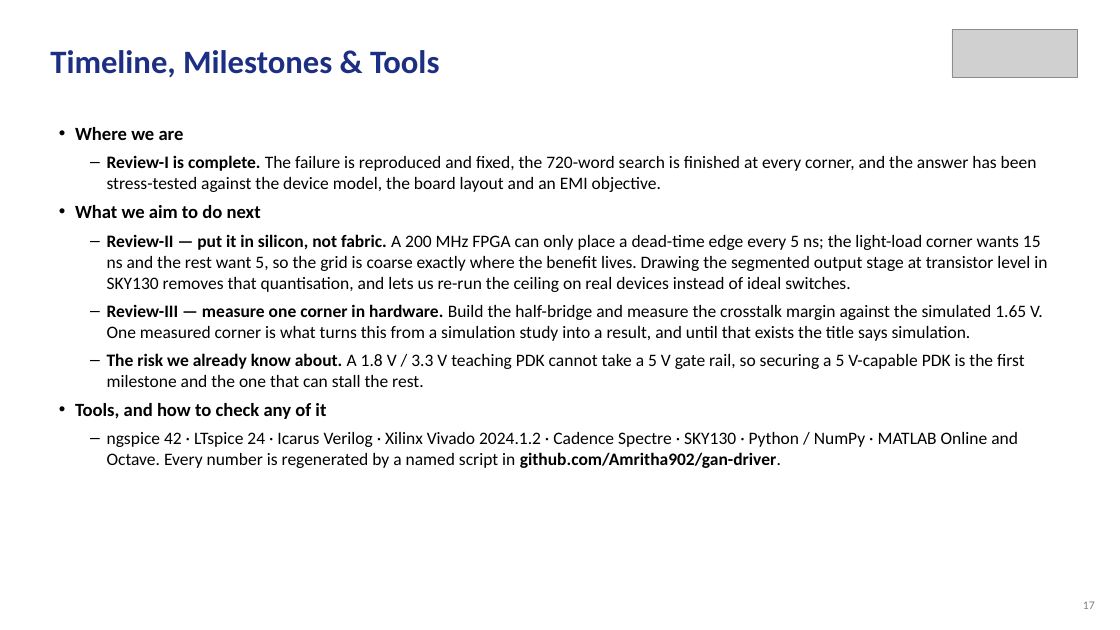
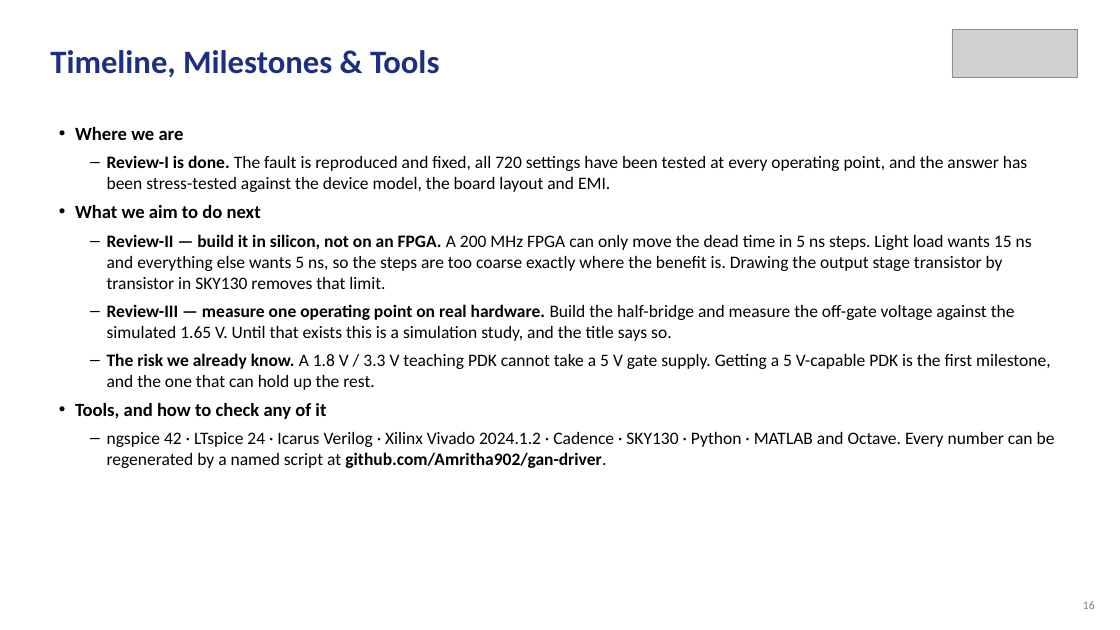
Before and after one commit to Amritha902/gan-driver, a slide deck: slide 16 of review/Review1_GaN_Segmented_Gate_Driver.pptx (slide 17 before the commit). Drawn at 1120x630 pixels with LibreOffice and Linux fonts; fonts in the diff are those of the drawing; grey boxes stand for pictures. Boxes give left, top, right and bottom in pixels: in the first picture for what was removed or moved away, otherwise in the second. Text is boxed around its words. In the diff, an @@ line names an element or a change of style, - is before the commit and + after.

```diff
--- a/review/Review1_GaN_Segmented_Gate_Driver.pptx
+++ b/review/Review1_GaN_Segmented_Gate_Driver.pptx
@@ text at box(107, 155, 1027, 192): text changed @@
-– Review-I is complete. The failure is reproduced and fixed, the 720-word search is finished at every corner, and the answer has been stress-tested against the device model, the board layout and an EMI objective.
+– Review-I is done. The fault is reproduced and fixed, all 720 settings have been tested at every operating point, and the answer has been stress-tested against the device model, the board layout and EMI.
@@ text at box(107, 234, 1050, 390): text changed @@
-– Review-II — put it in silicon, not fabric. A 200 MHz FPGA can only place a dead-time edge every 5 ns; the light-load corner wants 15 ns and the rest want 5, so the grid is coarse exactly where the benefit lives. Drawing the segmented output stage at transistor level in SKY130 removes that quantisation, and lets us re-run the ceiling on real devices instead of ideal switches.
-– Review-III — measure one corner in hardware. Build the half-bridge and measure the crosstalk margin against the simulated 1.65 V. One measured corner is what turns this from a simulation study into a result, and until that exists the title says simulation.
-– The risk we already know about. A 1.8 V / 3.3 V teaching PDK cannot take a 5 V gate rail, so securing a 5 V-capable PDK is the first milestone and the one that can stall the rest.
+– Review-II — build it in silicon, not on an FPGA. A 200 MHz FPGA can only move the dead time in 5 ns steps. Light load wants 15 ns and everything else wants 5 ns, so the steps are too coarse exactly where the benefit is. Drawing the output stage transistor by transistor in SKY130 removes that limit.
+– Review-III — measure one operating point on real hardware. Build the half-bridge and measure the off-gate voltage against the simulated 1.65 V. Until that exists this is a simulation study, and the title says so.
+– The risk we already know. A 1.8 V / 3.3 V teaching PDK cannot take a 5 V gate supply. Getting a 5 V-capable PDK is the first milestone, and the one that can hold up the rest.
@@ text at box(107, 432, 1055, 468): text changed @@
-– ngspice 42 · LTspice 24 · Icarus Verilog · Xilinx Vivado 2024.1.2 · Cadence Spectre · SKY130 · Python / NumPy · MATLAB Online and Octave. Every number is regenerated by a named script in github.com/Amritha902/gan-driver.
+– ngspice 42 · LTspice 24 · Icarus Verilog · Xilinx Vivado 2024.1.2 · Cadence · SKY130 · Python · MATLAB and Octave. Every number can be regenerated by a named script at github.com/Amritha902/gan-driver.
@@ text at box(1083, 601, 1095, 609): text changed @@
-17
+16
```
Also in this commit, not shown: 18 other slides changed, 6 slides removed, 12 other files.
